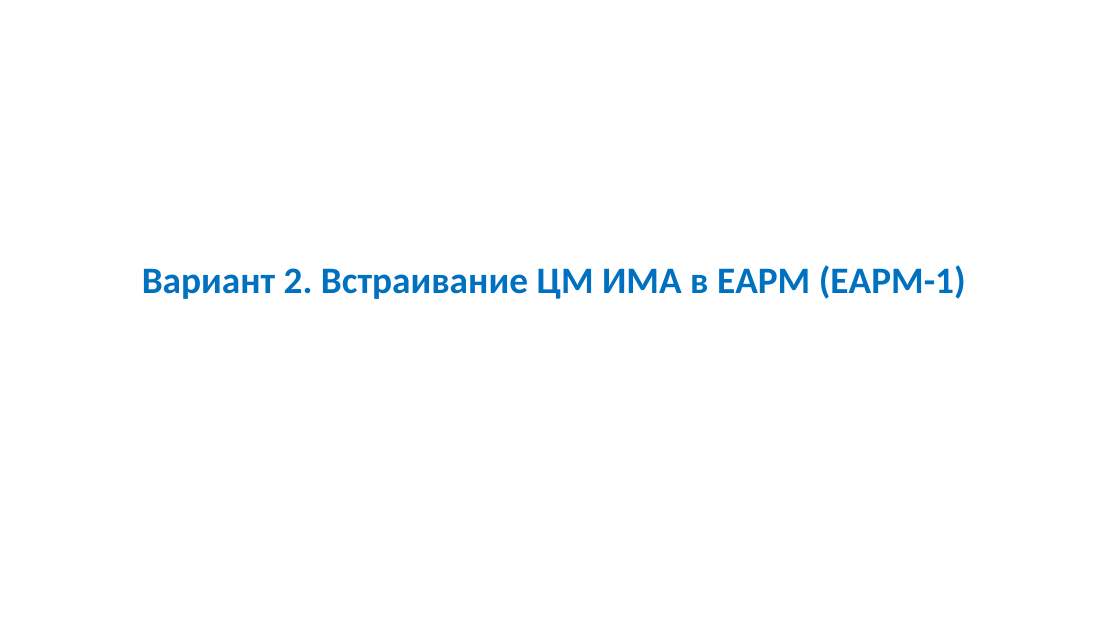
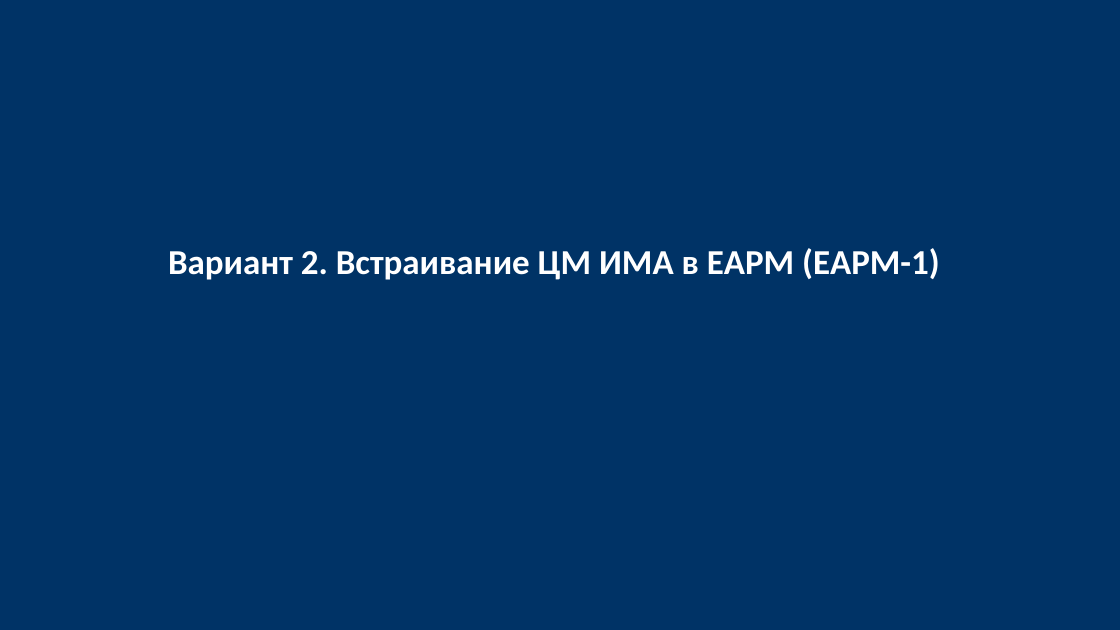
Before and after one commit to KMNV777/main_arsen, a slide deck: slide 8 of docs/presentations/CM_IMA_EAPM_variants_comparison.pptx. Drawn at 1120x630 pixels with LibreOffice and Linux fonts; fonts in the diff are those of the drawing. Boxes give left, top, right and bottom in pixels: in the first picture for what was removed or moved away, otherwise in the second. Text is boxed around its words. In the diff, an @@ line names an element or a change of style, - is before the commit and + after.

```diff
--- a/docs/presentations/CM_IMA_EAPM_variants_comparison.pptx
+++ b/docs/presentations/CM_IMA_EAPM_variants_comparison.pptx
@@ rectangle added at (x1=0, y1=0, x2=1120, y2=630), fill #003366 @@
@@ text "Вариант 2. Встраивание ЦМ ИМА ..." moved from (x1=142, y1=265, x2=966, y2=299) to (x1=168, y1=248, x2=940, y2=280) @@
@@ text "Вариант 2. Встраивание ЦМ ИМА ..." at (x1=168, y1=248, x2=940, y2=280): size 32 to 30 pt, text colour #0070C0 to #FFFFFF @@
```
Also in this commit, not shown: 18 other slides changed, 2 slides added, 3 slides removed, 6 other files.
